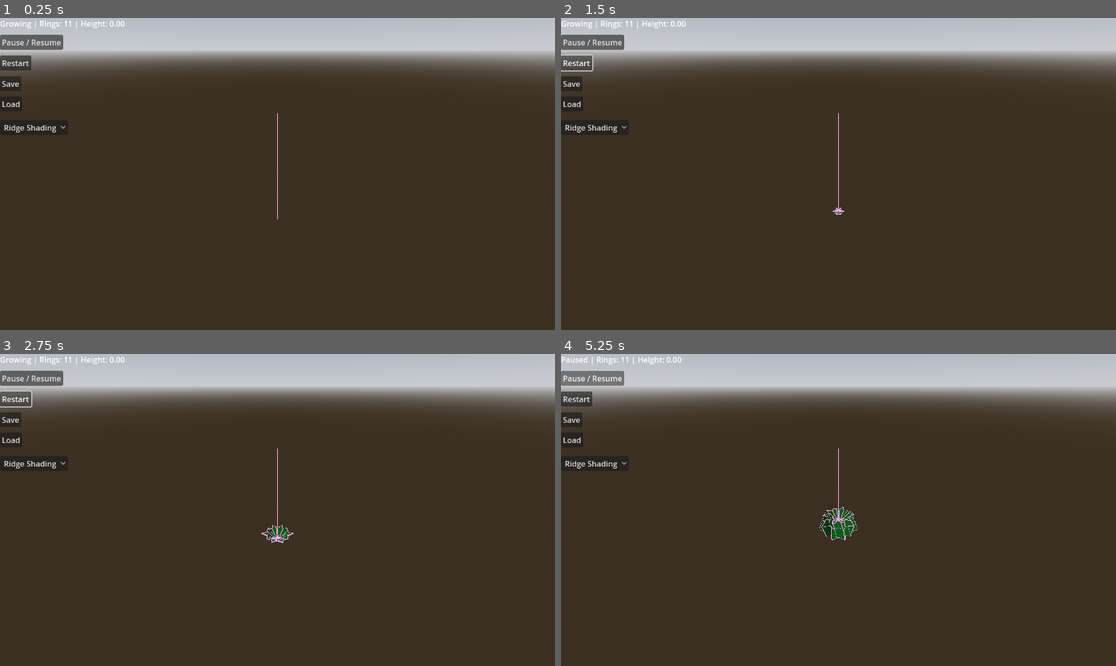
Above: before the commit, frames 1-4 (two rows, left to right).
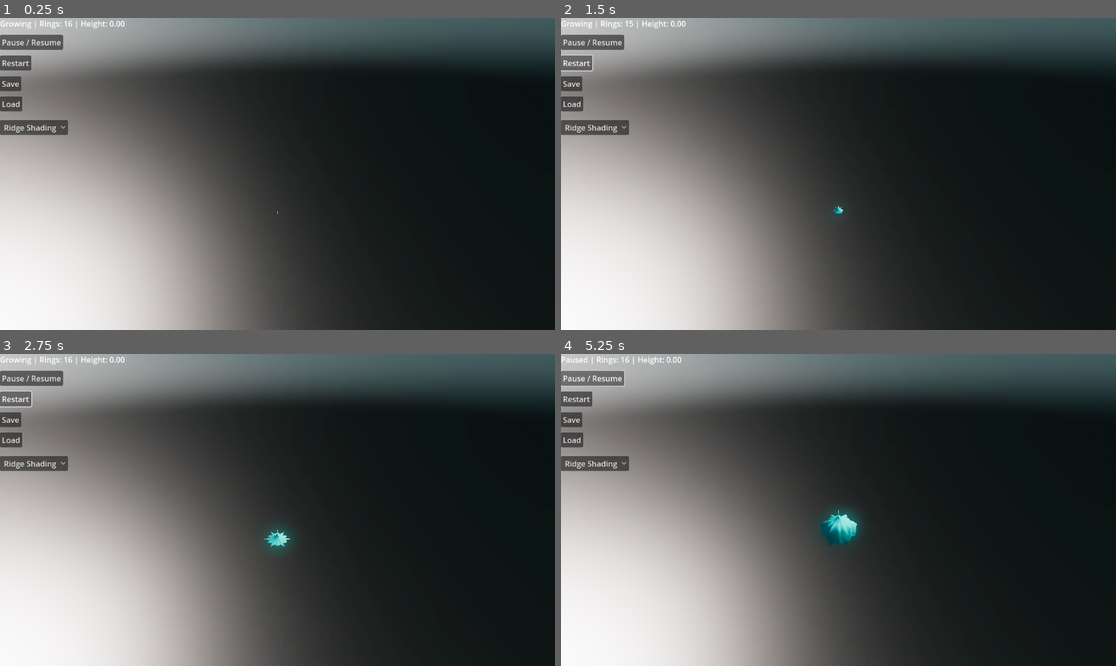
Above: after the commit, the same moments.

Repository: Candec/DesktopPlant
Game: Godot game, scene res://scenes/desktop_plant.tscn
Same seed, same stepped clock (60 frames per second), same inputs: the game is played once before the commit and once after it.
Inputs:
- Up to frame 1 (0.25 s): no input
- Up to frame 2 (1.5 s): click "Restart" at 0.5 s; click "Restart" at 1.25 s
- Up to frame 3 (2.75 s): click "Restart" at 2 s
- Up to frame 4 (5.25 s): click "Ridge Shading" at 2.75 s; click "Ridge Shading" at 3.5 s; click "Ridge Shading" at 4.25 s; click "Pause / Resume" at 5 s

The runs differ from the first frame. In frame 1, 89% of the frame differs, in the area x 0-100%, y 0-100%; in frame 2, 89%; in frame 3, 89%; in frame 4, 90%.

Commit message:
added lighning configuration and shader colors. Still needs some tweaking

Diff:
--- a/project.godot
+++ b/project.godot
@@ -17,7 +17,7 @@
 
 [editor_plugins]
 
-enabled=PackedStringArray("res://addons/proc_cactus/plugin.cfg")
+enabled=PackedStringArray()
 
 [input]
 
--- a/scenes/cactus_generator.tscn
+++ b/scenes/cactus_generator.tscn
@@ -24,5 +24,6 @@
 [node name="Control" parent="." instance=ExtResource("2_ny18b")]
 
 [node name="DebugVisualizer" type="MeshInstance3D" parent="."]
+visible = false
 material_override = SubResource("StandardMaterial3D_ny18b")
 mesh = SubResource("ImmediateMesh_ny18b")
--- a/scenes/desktop_plant.tscn
+++ b/scenes/desktop_plant.tscn
@@ -3,31 +3,65 @@
 [ext_resource type="PackedScene" uid="uid://co2rbpkxlb6co" path="res://scenes/cactus_generator.tscn" id="2_buvum"]
 [ext_resource type="PackedScene" uid="uid://bhfir77odgyib" path="res://scenes/camera.tscn" id="2_hmyg0"]
 
-[sub_resource type="ProceduralSkyMaterial" id="ProceduralSkyMaterial_buvum"]
-sky_horizon_color = Color(0.662243, 0.671743, 0.686743, 1)
-ground_horizon_color = Color(0.662243, 0.671743, 0.686743, 1)
+[sub_resource type="PhysicalSkyMaterial" id="PhysicalSkyMaterial_buvum"]
+rayleigh_coefficient = 0.5
+rayleigh_color = Color(0.21839, 0.56272, 0.824706, 1)
+mie_coefficient = 0.07
+mie_eccentricity = -0.76
+mie_color = Color(0.592157, 0.698039, 0.976471, 1)
+ground_color = Color(0.152985, 0.146502, 0.140925, 1)
+energy_multiplier = 4.0
 
 [sub_resource type="Sky" id="Sky_hmyg0"]
-sky_material = SubResource("ProceduralSkyMaterial_buvum")
+sky_material = SubResource("PhysicalSkyMaterial_buvum")
 
 [sub_resource type="Environment" id="Environment_83b7o"]
 background_mode = 2
 sky = SubResource("Sky_hmyg0")
-tonemap_mode = 2
+ambient_light_source = 3
+ambient_light_color = Color(0.529412, 0.760784, 0.980392, 1)
+ambient_light_sky_contribution = 0.75
+reflected_light_source = 1
+tonemap_mode = 3
+tonemap_white = 16.0
+ssil_enabled = true
+ssil_radius = 0.87
 glow_enabled = true
+glow_levels/2 = 3.52
+glow_levels/3 = 0.89
+glow_levels/4 = 4.52
+glow_levels/5 = 3.83
+glow_levels/6 = 0.91
+glow_normalized = true
+glow_intensity = 1.65
+glow_strength = 1.29
+glow_bloom = 0.55
+glow_hdr_threshold = 0.49
+glow_map_strength = 1.0
+volumetric_fog_enabled = true
+volumetric_fog_density = 0.0112
+volumetric_fog_gi_inject = 0.3
+volumetric_fog_length = 8.0
+volumetric_fog_sky_affect = 0.0
 
 [node name="Desktop_Plant" type="Node3D"]
+
+[node name="DirectionalLight3D" type="DirectionalLight3D" parent="."]
+transform = Transform3D(0.0716073, -0.583611, 0.80887, -0.032066, 0.809186, 0.586677, -0.996917, -0.0679476, 0.0392295, 0, 2.40174, 0)
+light_color = Color(0.999104, 0.907825, 0.928929, 1)
+light_bake_mode = 1
+shadow_opacity = 0.46
 
 [node name="WorldEnvironment" type="WorldEnvironment" parent="."]
 environment = SubResource("Environment_83b7o")
 
 [node name="CactusGenerator" parent="." instance=ExtResource("2_buvum")]
-ring_distance = 0.3
-thickness_variance = 0.0
-vertices_per_ring = 26
+ring_distance = 0.2
+ring_tilt = 0.5
+tilt_variance = 0.5
+vertices_per_ring = 30
 segments_per_point = 4
-twist_enabled = true
-twist_amount = 5.5
+twist_amount = 5.3
 total_growth_duration = 30.0
 growth_speed_multiplier = 2.0
 
--- a/scripts/RingData.gd
+++ b/scripts/RingData.gd
@@ -38,4 +38,8 @@
 
 		var rotated = Vector3(x, 0, z).rotated(Vector3(0, 0, 1), deg_to_rad(tilt))
 		verts.append(center + rotated)
+
+	# ✅ Duplicate first vertex at the end for seamless wrap
+	verts.append(verts[0])
+
 	return verts
--- a/scripts/cactus_generator.gd
+++ b/scripts/cactus_generator.gd
@@ -54,6 +54,10 @@
 func _ready():
 	_spawn_initial_rings()
 	ridge_mat.shader = ridge_shader
+	ridge_mat.set_shader_parameter("light_direction", Vector3(-0.4, -1.0, -0.2))
+	ridge_mat.set_shader_parameter("noise_texture", load("res://textures/noise.png"))
+	ridge_mat.set_shader_parameter("color_crest", Color(0.9, 0.85, 0.7))  # pale yellow-white
+	ridge_mat.set_shader_parameter("highlight_intensity", 0.25)  # soft
 	cell_mat.shader = cell_shader
 	pixel_mat.shader = pixel_shader
 	cartoon_mat.shader = cartoon_shader
@@ -135,19 +139,35 @@
 	var full_ring_count := int(growth_progress * rings.size())
 
 	for ring in rings:
-		if ring.index == rings.size() - 1:
-			ring.thickness = 0.0
-			ring.target_y = ring.tip_target_y
-		if ring.index == rings.size() - 2:
-			ring.thickness = ring.tip_thickness_variance
 
 		var ring_start = ring.normalized_index * 0.8
 		var ring_end = ring_start + 0.25
 		var t = inverse_lerp(ring_start, ring_end, growth_progress)
 		t = clamp(t, 0.0, 1.0)
 
-		var eased = ease(t, -2.0)  # optional ease-out
-
+		var eased = ease(t, -1.5)  # optional ease-out
+
+		# Last ring
+		if ring.index == rings.size() - 1:
+			ring.thickness = 0.0
+			ring.target_y = ring.tip_target_y
+		# Before last ring for tampering
+		if ring.index == rings.size() - 2:
+			ring.thickness = ring.tip_thickness_variance
+			#ring.target_y = ring.target_y * 0.75
+		#
+		#if ring.index == rings.size() - 3:
+			#ring.thickness = ring.tip_thickness_variance
+			#ring.target_y = ring.target_y * 0.25
+
+		#if ring.index == 0:
+			#t = growth_progress
+			#eased = ease(-2.0, 2)
+			#ring.progress = eased
+			#ring.radius = eased * ring.thickness
+			#ring.center.y = inverse_lerp(ring.start_y, ring.target_y, eased)
+
+		# General logic
 		ring.progress = eased
 		ring.radius = ring.progress * ring.thickness
 		ring.center.y = lerp(ring.start_y, ring.target_y, eased)
@@ -175,6 +195,7 @@
 	add_child(flower)
 
 func _generate_mesh():
+	var segments := vertices_per_ring  # how many "quads" to build
 	var st = SurfaceTool.new()
 	st.begin(Mesh.PRIMITIVE_TRIANGLES)
 
@@ -182,21 +203,56 @@
 		var ring1 = rings[i].get_vertices(vertices_per_ring)
 		var ring2 = rings[i + 1].get_vertices(vertices_per_ring)
 
-		for j in range(vertices_per_ring):
-			var next = (j + 1) % vertices_per_ring
+		for j in range(segments):  # loop over quads
+			var next = j + 1
+
+			var u = float(j) / float(segments)
+			var u_next = float(next) / float(segments)
+			var v = float(i) / float(rings.size())
+			var v_next = float(i + 1) / float(rings.size())
 
 			# Triangle 1
+			st.set_color(_get_vertex_angle_color(ring2[j], rings[i + 1].center))
+			st.set_uv(Vector2(u, v_next))
 			st.add_vertex(ring2[j])
+
+			st.set_color(_get_vertex_angle_color(ring1[j], rings[i].center))
+			st.set_uv(Vector2(u, v))
 			st.add_vertex(ring1[j])
+
+			st.set_color(_get_vertex_angle_color(ring2[next], rings[i + 1].center))
+			st.set_uv(Vector2(u_next, v_next))
 			st.add_vertex(ring2[next])
 
 			# Triangle 2
+			st.set_color(_get_vertex_angle_color(ring2[next], rings[i + 1].center))
+			st.set_uv(Vector2(u_next, v_next))
 			st.add_vertex(ring2[next])
+
+			st.set_color(_get_vertex_angle_color(ring1[j], rings[i].center))
+			st.set_uv(Vector2(u, v))
 			st.add_vertex(ring1[j])
+
+			st.set_uv(Vector2(u_next, v))
+			st.set_color(_get_vertex_angle_color(ring1[next], rings[i].center))
 			st.add_vertex(ring1[next])
 
+	st.generate_normals()
 	var mesh = st.commit()
 	$CactusMesh.mesh = mesh
+
+func _get_vertex_angle_color(vertex: Vector3, center: Vector3) -> Color:
+	var dir = vertex - center
+	var angle = atan2(dir.z, dir.x)  # -PI to PI
+	angle = (angle + PI) / (2.0 * PI)  # normalize to 0..1
+
+	# Smooth seam: clamp angles near 0 and 1 to avoid hard jumps
+	if angle < 0.05:
+		angle = 0.05 + angle * 0.9
+	elif angle > 0.95:
+		angle = 0.95 - (1.0 - angle) * 0.9
+
+	return Color(angle, 0, 0)
 
 func save_cactus(path: String):
 	var file = FileAccess.open(path, FileAccess.WRITE)
--- a/shaders/cell_shader.gdshader
+++ b/shaders/cell_shader.gdshader
@@ -1,12 +1,64 @@
 shader_type spatial;
 
-uniform vec4 base_color : source_color = vec4(0.2, 0.8, 0.3, 1.0);
-uniform int steps = 3;
+uniform vec3 color_top = vec3(1.0, 0.9, 0.6);
+uniform vec3 color_bottom = vec3(0.2, 0.6, 0.3);
+uniform vec3 ridge_color = vec3(1.0, 0.95, 0.8);
+
+uniform float ridge_frequency = 8.0;
+uniform float ridge_sharpness = 3.0;
+
+uniform sampler2D noise_texture;
+uniform float noise_scale = 5.0;
+uniform float noise_strength = 0.1;
+
+uniform vec3 light_direction = vec3(-0.4, -1.0, -0.3);
+uniform float ambient_light = 0.3;
+
+vec3 rgb2hsv(vec3 c) {
+    vec4 K = vec4(0.0, -1.0/3.0, 2.0/3.0, -1.0);
+    vec4 p = mix(vec4(c.bg, K.wz), vec4(c.gb, K.xy), step(c.b, c.g));
+    vec4 q = mix(vec4(p.xyw, c.r), vec4(c.r, p.yzx), step(p.x, c.r));
+
+    float d = q.x - min(q.w, q.y);
+    float e = 1.0e-10;
+    return vec3(abs((q.w - q.y) / (6.0 * d + e)), d / (q.x + e), q.x);
+}
+
+vec3 hsv2rgb(vec3 c) {
+    vec3 p = abs(fract(c.xxx + vec3(0., 1./3., 2./3.)) * 6. - 3.);
+    vec3 rgb = c.z * mix(vec3(1.), clamp(p - 1., 0., 1.), c.y);
+    return rgb;
+}
 
 void fragment() {
-	float light_strength = dot(NORMAL, normalize(vec3(0.0, 1.0, 1.0)));
-	light_strength = clamp(light_strength, 0.0, 1.0);
+    vec3 N = normalize(NORMAL);
+    vec3 L = normalize(-light_direction);
+    float diff = max(dot(N, L), 0.0);
+    float lighting = mix(ambient_light, 1.0, diff);
 
-	float shade = floor(light_strength * float(steps)) / float(steps);
-	ALBEDO = base_color.rgb * shade;
+    // Use vertex color r for angle, wrapped in [0,1]
+    float angle = fract(UV.x);
+
+    // Ridge pattern: sine wave with frequency and softened edges
+    float ridge_mask = smoothstep(0.3, 1.0, 1.0 - abs(sin(angle * ridge_frequency * 6.2831853)));
+    ridge_mask = pow(ridge_mask, ridge_sharpness);
+
+    // Vertical gradient from bottom to top (using UV.y)
+    float v = clamp(UV.y, 0.0, 0.7);
+    vec3 base_color = mix(color_bottom, color_top, v);
+
+    // Blend ridge highlight softly, modulated by vertical fade
+    vec3 color = mix(base_color, ridge_color, ridge_mask * (1.0 - v) * 0.5);
+
+	vec3 color_hsv = rgb2hsv(color);
+	color_hsv.y = clamp(color_hsv.y * 1.5, 0.0, 1.0); // Increase saturation 30%
+	color = hsv2rgb(color_hsv);
+
+    // Apply subtle noise to color only
+    float noise_val = texture(noise_texture, UV * noise_scale).r;
+    color *= mix(1.0, noise_val, noise_strength);
+
+    ALBEDO = color * lighting;
+    ROUGHNESS = 0.85;
+    SPECULAR = 0.05;
 }
--- a/shaders/ridge_shader.gdshader
+++ b/shaders/ridge_shader.gdshader
@@ -1,22 +1,47 @@
 shader_type spatial;
+render_mode cull_back, depth_draw_opaque, blend_mix;
 
-uniform vec4 color_ridge : source_color = vec4(0.1, 0.6, 0.2, 1.0);
-uniform vec4 color_valley : source_color = vec4(0.0, 0.4, 0.1, 1.0);
+uniform float ridge_frequency : hint_range(1.0, 20.0) = 6.0;
+uniform float ridge_sharpness : hint_range(1.0, 10.0) = 5.0;
 
-uniform float dot_size = 10.0;     // Bigger = fewer/larger spots
-uniform float ridge_cutoff = 0.0;  // Controls where valleys switch to ridges
-uniform float spot_blend = 0.3;    // 0 = hard edge, 1 = full noise blend
+uniform vec3 color_valley : source_color = vec3(0.1, 0.9, 0.8);   // soft mint green
+uniform vec3 color_mid    : source_color = vec3(0.95, 0.9, 0.7);   // warm banana yellow
+uniform vec3 color_crest  : source_color = vec3(1.0, 0.98, 0.92);  // light cream
+
+uniform float ambient_light = 0.4;
+uniform vec3 light_direction = vec3(-0.4, -1.0, -0.2);
+
+uniform sampler2D noise_texture;
+uniform float noise_scale : hint_range(1.0, 20.0) = 6.0;
+uniform float noise_strength : hint_range(0.0, 0.2) = 0.05;
 
 void fragment() {
-	// Use vertex X/Z direction from center as a fake "ridge axis"
-	float radial_strength = cos(atan(VERTEX.z, VERTEX.x) * 5.0); // 5.0 = number of ribs
+	vec3 N = normalize(NORMAL);
+	vec3 L = normalize(-light_direction);
+	float lighting = max(dot(N, L), 0.0);
+	lighting = mix(ambient_light, 1.0, lighting);
 
-	// Add procedural noise-like pattern to break the edge
-	vec2 spot_uv = UV * dot_size;
-	float spot_noise = fract(sin(dot(spot_uv, vec2(12.9898, 78.233))) * 43758.5453);
+	// Ridge pattern based on UV.x
+	float wave = sin(UV.x * ridge_frequency * 6.2831);
+	float ridge = pow(abs(wave), ridge_sharpness);
 
-	// Mix color based on ridge/valley + noise threshold
-	float blend_mask = step(ridge_cutoff + spot_blend * (spot_noise - 0.5), radial_strength);
+	// Blend from valley → mid → crest
+	vec3 ridge_base = mix(color_valley, color_mid, ridge);
+	vec3 ridge_color = mix(ridge_base, color_crest, pow(ridge, 3.0)); // crest accent
 
-	ALBEDO = mix(color_valley.rgb, color_ridge.rgb, blend_mask);
+	float v_fade = clamp(UV.y, 0.0, 1.0);
+	ridge_color = mix(ridge_color, color_valley, pow(1.0 - v_fade, 2.0));  // darker at base
+
+	// Add pastel noise detail
+	vec2 noise_uv = UV * noise_scale;
+	float n = texture(noise_texture, noise_uv).r;
+	ridge_color *= 1.0 - (1.0 - n) * noise_strength;
+
+
+// Soft vertical gradient from base green to ridge_color
+	float vertical_blend = pow(clamp(UV.y, 0.0, 1.0), 1.5);
+	vec3 vertical_tint = mix(color_valley, ridge_color, vertical_blend);
+	ALBEDO = vertical_tint * lighting;
+	ROUGHNESS = 0.85;
+	SPECULAR = 0.05;
 }
Binary file added: textures/noise.png
Not shown, added: textures/noise.png.import
